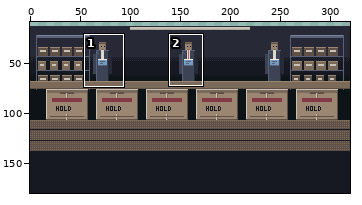
Two versions of one pixel-art file, art/src/news/tableaux.aseprite. The first picture is a wide view before the edit; the outline marks the close-up.
Close-up. Before the commit:
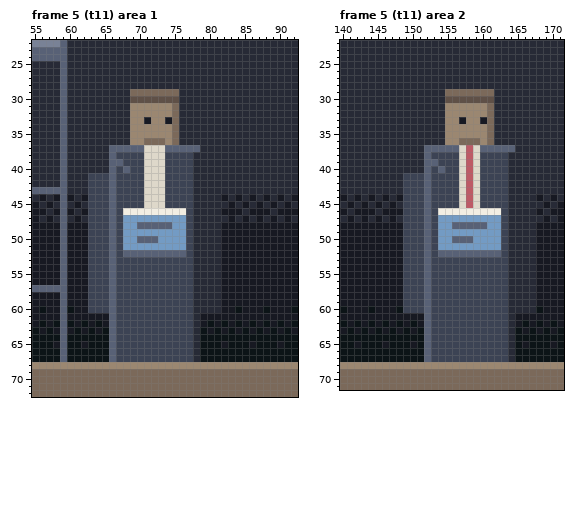
320x180 pixels, 10 frames. Colours within 5 levels of each other are drawn and written as one. Shown: frame 5 (t11) area 1: x 55..92, y 22..72; frame 5 (t11) area 2: x 140..171, y 22..71. The wide view leaves out empty margins. The commit also changed other frames or places, which this record leaves out.
Once edited:
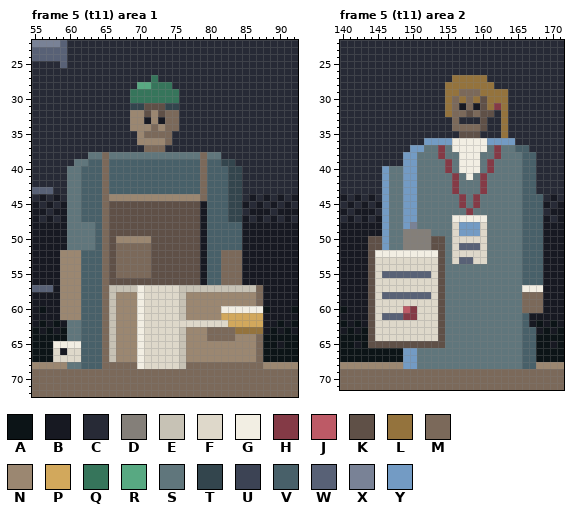
Palette (. is transparent): A #0c1417  B #171922  C #272a36  D #847f79  E #c7c2b5  F #ded8ca  G #f2eee3  H #843a46  J #bd5a66  K #5f5047  L #94733d  M #7b695a  N #9b8771  P #d2a85c  Q #36755b  R #58a982  S #60767c  T #33454d  U #3c4354  V #486069  W #586176  X #798296  Y #739bc4
Diff:
Frame 5 (t11) area 1:
y 26: x 59 W -> C
y 27: x 59 W -> C; x 72 C -> Q
y 28: x 59 W -> C; x 70..74 CCCCC -> RRQQQ
y 29: x 59 W -> C; x 69..75 MMMMMMM -> QQQQQQQ
y 30: x 59 W -> C; x 69..75 KKKKKKK -> QQQQQQQ
y 31: x 59 W -> C; x 69..75 NNNNNNM -> TTKKKTT
y 32: x 59 W -> C; x 71 N -> K; x 73..74 NN -> KM
y 33: x 59 W -> C; x 73..74 NB -> BM
y 34: x 59 W -> C; x 72 N -> M; x 74 N -> M
y 35: x 59 W -> C; x 69 N -> C; x 71..75 NNNNM -> MMMMC
y 36: x 59 W -> C; x 69 N -> C; x 71..75 MMMNM -> NNNMC
y 37: x 59 W -> C; x 66..78 WWWWWFFFWWWWW -> CCCCCMMMCCCCC
y 38: x 59 W -> C; x 63..81 CCCWUUUUFFFUUUUCCCC -> SSMSSSSSSSSSSSSSMSS
y 39: x 59 W -> C; x 61..83 CCCCCWWUUUFFFUUUUCCCCCC -> SSVVMVVVVVVVVVVVVVMVVTT
y 40: x 59..84 WCCCCCCWUWUUFFFUUUUCCCCCCC -> CSSVVVMVVVVVVVVVVVVVMVVVTT
y 41..42: x 59..84 WCCCUUUWUUUUFFFUUUUCCCCCCC -> CSSVVVMVVVVVVVVVVVVVMVVVTT
y 43: x 58..84 WWCCCUUUWUUUUFFFUUUUCCCCCCC -> CCSSVVVMVVVVVVVVVVVVVMVVVTT
y 44: x 59..84 WBCBUUUWUUUUFFFUUUUCCCCBCB -> CSSVVVMNNNNNNNNNNNNNMVVVTT
y 45: x 59..84 WCBCUUUWUUUUFFFUUUUCCCCCBC -> BSSVVVMKKKKKKKKKKKKKBVVVTT
y 46: x 59..84 WBCBUUUWUGGGGGGGGGUCCCCBBB -> BSSVVVMKKKKKKKKKKKKKBVVVTT
y 47: x 59..84 WCBCUUUWUYYYYYYYYYUCCCCCBC -> BSSVVVMKKKKKKKKKKKKKBVVVTT
y 48: x 59..84 WBBBUUUWUYYWWWWWYYUCCCCBBB -> BSSSSVMKKKKKKKKKKKKKBVVVVV
y 49: x 59..84 WBBBUUUWUYYYYYYYYYUCCCCBBB -> BSSSSVMKKKKKKKKKKKKKBVVVVV
y 50: x 59..84 WBBBUUUWUYYWWWYYYYUCCCCBBB -> BSSSSVMKNNNNNKKKKKKKBVVVVV
y 51: x 59..84 WBBBUUUWUYYYYYYYYYUCCCCBBB -> BSSSSVMKMMMMMKKKKKKKBVVVVV
y 52: x 59..84 WBBBUUUWUWWWWWWWWWUCCCCBBB -> NNNVVVMKMMMMMKKKKKKKBVVMMM
y 53..55: x 59..84 WBBBUUUWUUUUUUUUUUUCCCCBBB -> NNNVVVMKMMMMMKKKKKKKBVVMMM
y 56: x 59..84 WBBBUUUWUUUUUUUUUUUCCCCBBB -> NNNVVVMKKKKKKKKKKKKKBVVMMM
y 57: x 58..87 WWBBBUUUWUUUUUUUUUUUCCCCBBBBBB -> BNNNVVVMEEEEGFFFFFEEEEEEEEEEEM
y 58..59: x 59..87 WBBBUUUWUUUUUUUUUUUCCCCBBBBBB -> NNNVVVMENNNGFFFFFENNNNNNNNNNM
y 60: x 59..87 WABBUUUWUUUUUUUUUUUCCCCBBABBB -> NNNVVVMENNNGFFFFFENNNNNGGGGGG
y 61: x 59..87 WBBBBBBWUUUUUUUUUUUCBBBBBBBBB -> NNNVVVMENNNGFFFFFENNNNNPPPPPP
y 62: x 59..88 WABABABWUUUUUUUUUUUCBABABABABA -> BSSVVVMENNNGFFFFFFFFFFFFPPPPPB
y 63: x 59..87 WBABABAWUUUUUUUUUUUCABABABABA -> ASSVVVMENNNGFFFFFENNNMMMMLLLL
y 64: x 59..87 WAAAAAAWUUUUUUUUUUUCAAAAAAAAA -> ASSVVVMENNNGFFFFFENNNMMMMNNNM
y 65: x 58..87 BWAABAAAWUUUUUUUUUUUCAAABAAABA -> GGGGVVVMENNNGFFFFFENNNNNNNNNNM
y 66: x 58..87 AWAAAAAAWUUUUUUUUUUUCAAAAAAAAA -> FBFFVVVMENNNGFFFFFENNNNNNNNNNM
y 67: x 58..87 AWAAAAAAWUUUUUUUUUUUCAAAAAAAAA -> FFFFVVVMENNNGFFFFFENNNNNNNNNNM
y 68: x 60..87 NNNNNNNNNNNNNNNNNNNNNNNNNNNN -> SSVVVMMMMMGFFFFFEMMMMMMMMMMM
Frame 5 (t11) area 2:
y 27: x 156..160 CCCCC -> LLLLL
y 28: x 155..161 CCCCCCC -> LLLLLLL
y 29: x 155..156 MM -> LL; x 160..163 MMCC -> LLLL
y 30: x 155..159 KKKKK -> LMLML; x 161..163 KCC -> LLL
y 31: x 155..163 NNNNNNMCC -> LMBMBKLHL
y 32: x 155..161 NNNNNNM -> LMMKMKK; x 163 C -> L
y 33: x 155..161 NNBNNBM -> CMCCCKC; x 163 C -> L
y 34: x 155..161 NNNNNNM -> CMMMMKC; x 163 C -> L
y 35: x 155..161 NNNNNNM -> CCKKKCC; x 163 C -> L
y 36: x 152..164 CCCNNMMMNMCCC -> YYYYGGGGGYYYY
y 37: x 150..166 CCWWWWWFJFWWWWWCC -> YYSSHSGGGGGSHSSVV
y 38: x 149..167 CCCWUUUUFJFUUUUCCCC -> YYSSSHSSGGGSSHSSSVV
y 39: x 149..167 CCCWWUUUFJFUUUUCCCC -> YYSSSSHSGGGSHSSSSVV
y 40: x 146..167 CCCCCCWUWUUFJFUUUUCCCC -> YSSYYSSSSHSGGGSHSSSSVV
y 41: x 146..167 CCCUUUWUUUUFJFUUUUCCCC -> YSSYYSSSSSHSGSHSSSSSVV
y 42..43: x 146..167 CCCUUUWUUUUFJFUUUUCCCC -> YSSYYSSSSSHSSSHSSSSSVV
y 44: x 146..168 BCBUUUWUUUUFJFUUUUCCCCB -> YSSYYSSSSSSHSHSSSSSSVVV
y 45: x 146..168 CBCUUUWUUUUFJFUUUUCCCCC -> YSSYYSSSSSSHSHSSSSSSVVV
y 46: x 146..168 BBBUUUWUGGGGGGGGGUCCCCB -> YSSYYSSSSSSSHSSSSSSSVVV
y 47: x 146..168 CBCUUUWUYYYYYYYYYUCCCCC -> YSSYYSSSSSGGGGGSSSSSVVV
y 48: x 146..168 BBBUUUWUYYWWWWWYYUCCCCB -> YSSYXSSSSSFYYYFSSSSSVVV
y 49: x 146..156 BBBUUUWUYYY -> YSSDDDDSSSF; x 160..168 YYYUCCCCB -> FSSSSSVVV
y 50: x 144..168 BBBBBUUUWUYYWWWYYYYUCCCCB -> KKYSSDDDDKKSFFFFFSSSSSVVV
y 51: x 144..168 BBBBBUUUWUYYYYYYYYYUCCCCB -> KKYSSDDDDKKSFWWWFSSSSSVVV
y 52: x 144..168 BBBBBUUUWUWWWWWWWWWUCCCCB -> KGGGGGGGGGKSFFFFFSSSSSVVV
y 53: x 144..168 BBBBBUUUWUUUUUUUUUUUCCCCB -> KFFFFFFFFFKSFWWFFSSSSSVVV
y 54: x 144..168 BBBBBUUUWUUUUUUUUUUUCCCCB -> KFFFFFFFFFKSSSSSSSSSSSVVV
y 55: x 144..151 BBBBBUUU -> KFWWWWWW; x 153..168 UUUUUUUUUUUCCCCB -> FKSSSSSSSSSSSVVV
y 56: x 144..168 BBBBBUUUWUUUUUUUUUUUCCCCB -> KFFFFFFFFFKSSSSSSSSSSSVVV
y 57: x 144..168 BBBBBUUUWUUUUUUUUUUUCCCCB -> KFFFFFFFFFKSSSSSSSSSSSGGG
y 58: x 144..151 BBBBBUUU -> KFWWWWWW; x 153..168 UUUUUUUUUUUCCCCB -> FKSSSSSSSSSSSMMM
y 59: x 144..168 BBBBBUUUWUUUUUUUUUUUCCCCB -> KFFFFFFFFFKSSSSSSSSSSSMMM
y 60: x 144..168 ABBBAUUUWUUUUUUUUUUUCCCCA -> KFFFFJHFFFKSSSSSSSSSSSMMM
y 61: x 144..166 BBBBBBBBWUUUUUUUUUUUCBB -> KFWWWHHFFFKSSSSSSSSSSSV
y 62: x 144..166 ABABABABWUUUUUUUUUUUCBA -> KFFFFFFFFFKSSSSSSSSSSSV
y 63: x 144..167 BABABABAWUUUUUUUUUUUCABA -> KFFFFFFFFFKSSSSSSSSSSSVV
y 64: x 144..167 AAAAAAAAWUUUUUUUUUUUCAAA -> KFFFFFFFFFKSSSSSSSSSSSVV
y 65: x 144..167 AABAAABAWUUUUUUUUUUUCABA -> KKKKKKKKKKKSSSSSSSSSSSVV
y 66..67: x 149..167 AAAWUUUUUUUUUUUCAAA -> YYSSSSSSSSSSSSSSSVV
y 68: x 149..167 NNNNNNNNNNNNNNNNNNN -> YYSSSSSSSSSSSSSSSVV
Where, in picture pixels (left, top, right, bottom), the same in both close-ups:
changed: (53, 68, 270, 369)
changed: (368, 75, 543, 369)
